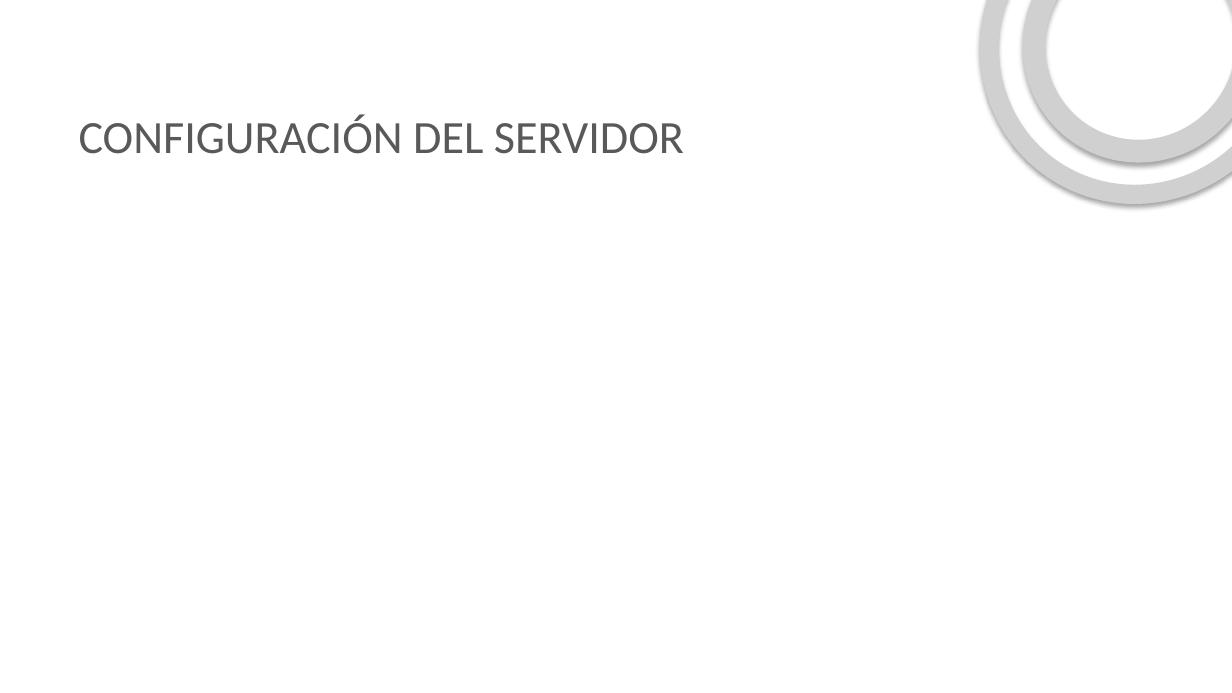
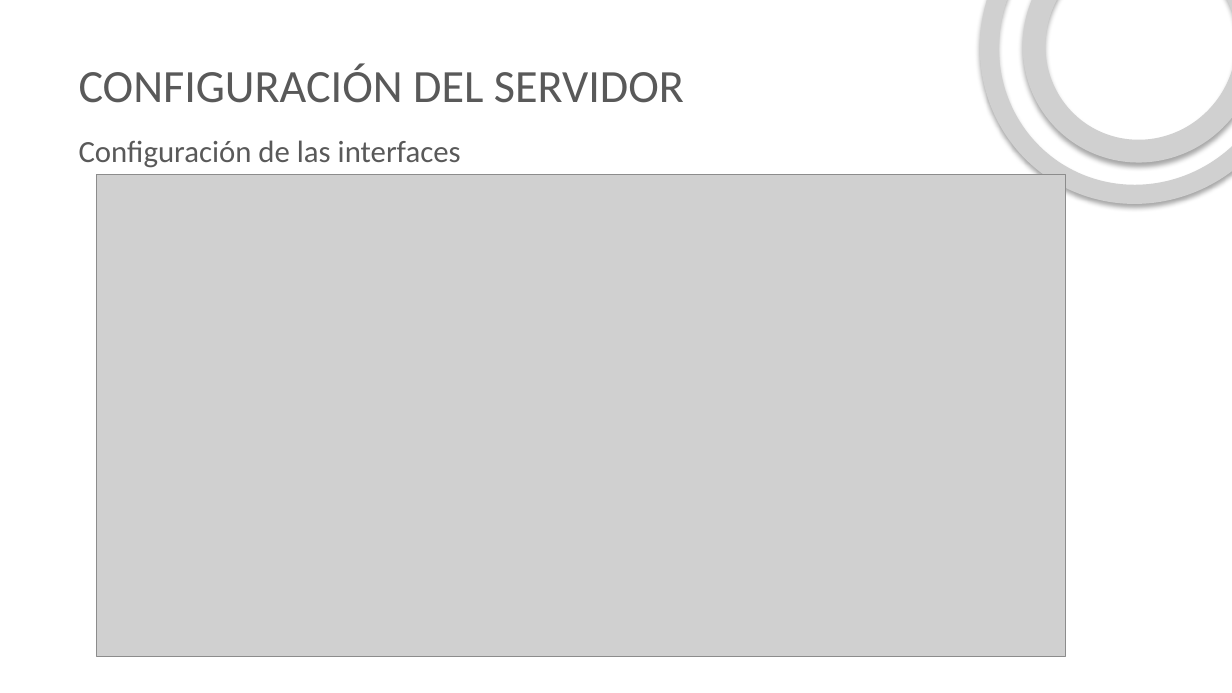
Before and after one commit to ftapia23/servicioRed, a slide deck: slide 9 of presentacion/DHCP.pptx. Drawn at 1232x693 pixels with LibreOffice and Linux fonts; fonts in the diff are those of the drawing; grey boxes stand for pictures; background and template pictures are left out. Boxes give left, top, right and bottom in pixels: in the first picture for what was removed or moved away, otherwise in the second. Text is boxed around its words. In the diff, an @@ line names an element or a change of style, - is before the commit and + after.

Commit message:
Presentacion

```diff
--- a/presentacion/DHCP.pptx
+++ b/presentacion/DHCP.pptx
@@ title "CONFIGURACIÓN DEL SERVIDOR": place and size @@
-title "CONFIGURACIÓN DEL SERVIDOR" at [79, 115, 684, 154]
+title "CONFIGURACIÓN DEL SERVIDOR" at [79, 63, 684, 103]
@@ text added at [79, 140, 461, 168], 24 pt, text #595959 @@
+Configuración de las interfaces
@@ picture added at [97, 175, 1066, 657] @@
```
Also in this commit, not shown: 1 other slide changed, 6 slides added, 2 slides removed, 2 other files.
